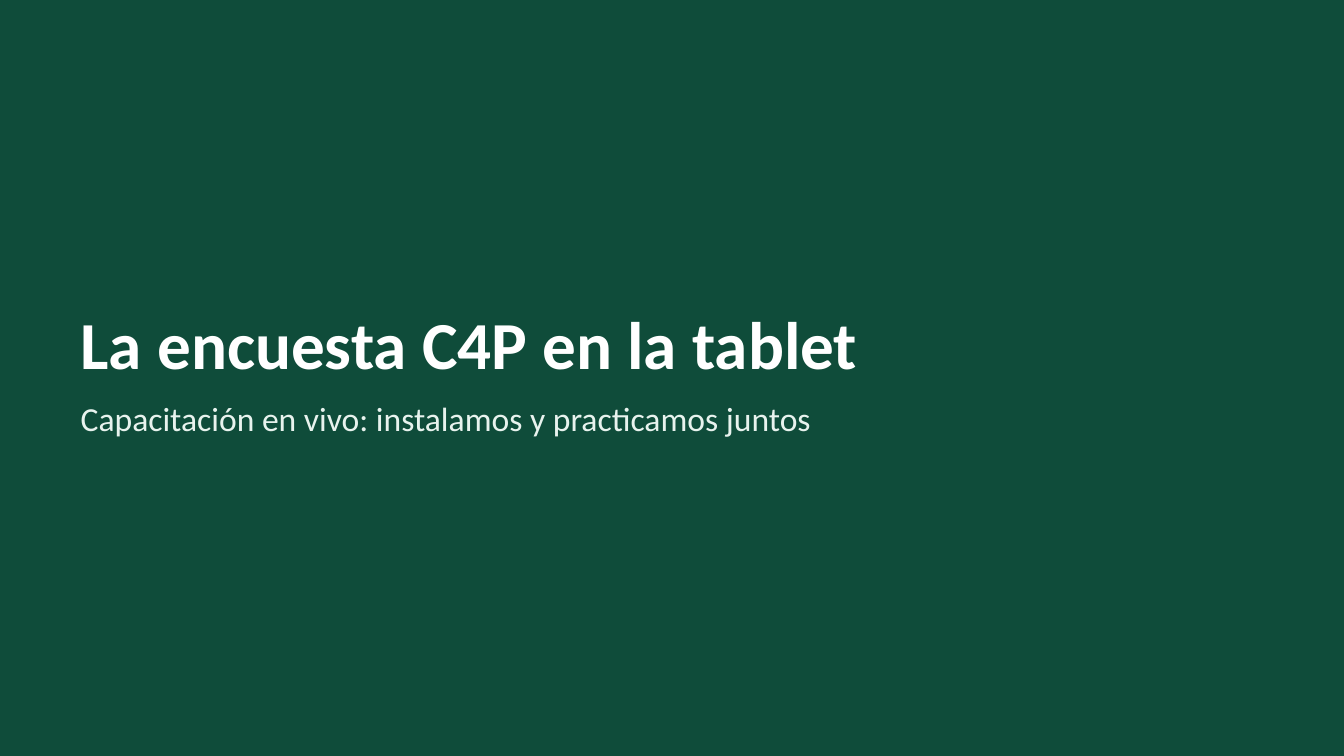
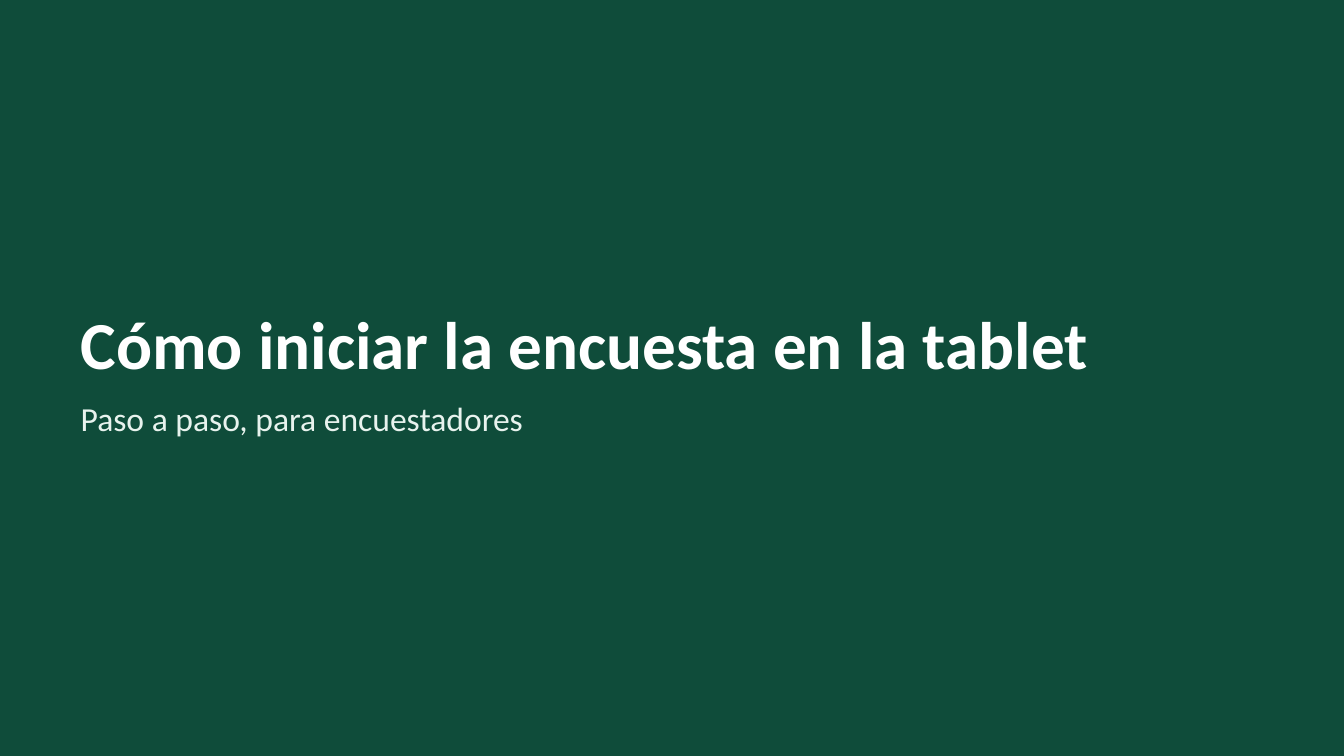
Before and after one commit to CecileRichetta/survey_offline_Colombia, a slide deck: slide 1 of offline/capacitacion/C4P_capacitacion_tablet.pptx. Drawn at 1344x756 pixels with LibreOffice and Linux fonts; fonts in the diff are those of the drawing. Boxes give left, top, right and bottom in pixels: in the first picture for what was removed or moved away, otherwise in the second. Text is boxed around its words. In the diff, an @@ line names an element or a change of style, - is before the commit and + after.

```diff
--- a/offline/capacitacion/C4P_capacitacion_tablet.pptx
+++ b/offline/capacitacion/C4P_capacitacion_tablet.pptx
@@ title at (81, 322, 1088, 370): text changed @@
-La encuesta C4P en la tablet
+Cómo iniciar la encuesta en la tablet
@@ text at (81, 407, 523, 437): text changed @@
-Capacitación en vivo: instalamos y practicamos juntos
+Paso a paso, para encuestadores
```
Also in this commit, not shown: 7 other slides changed, 9 slides added, 12 slides removed, 10 other files.
